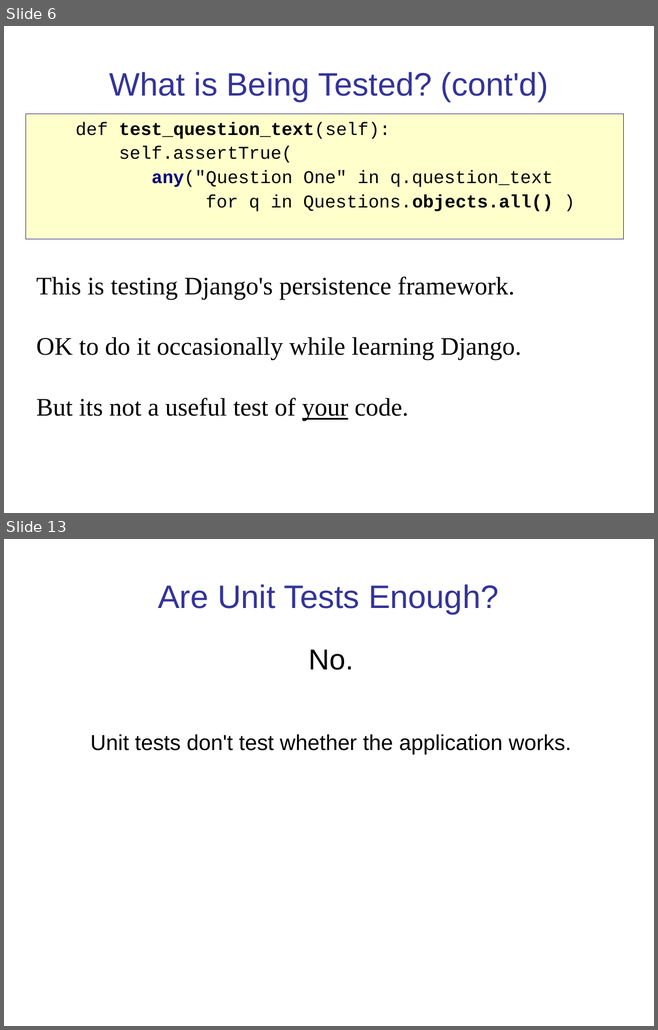
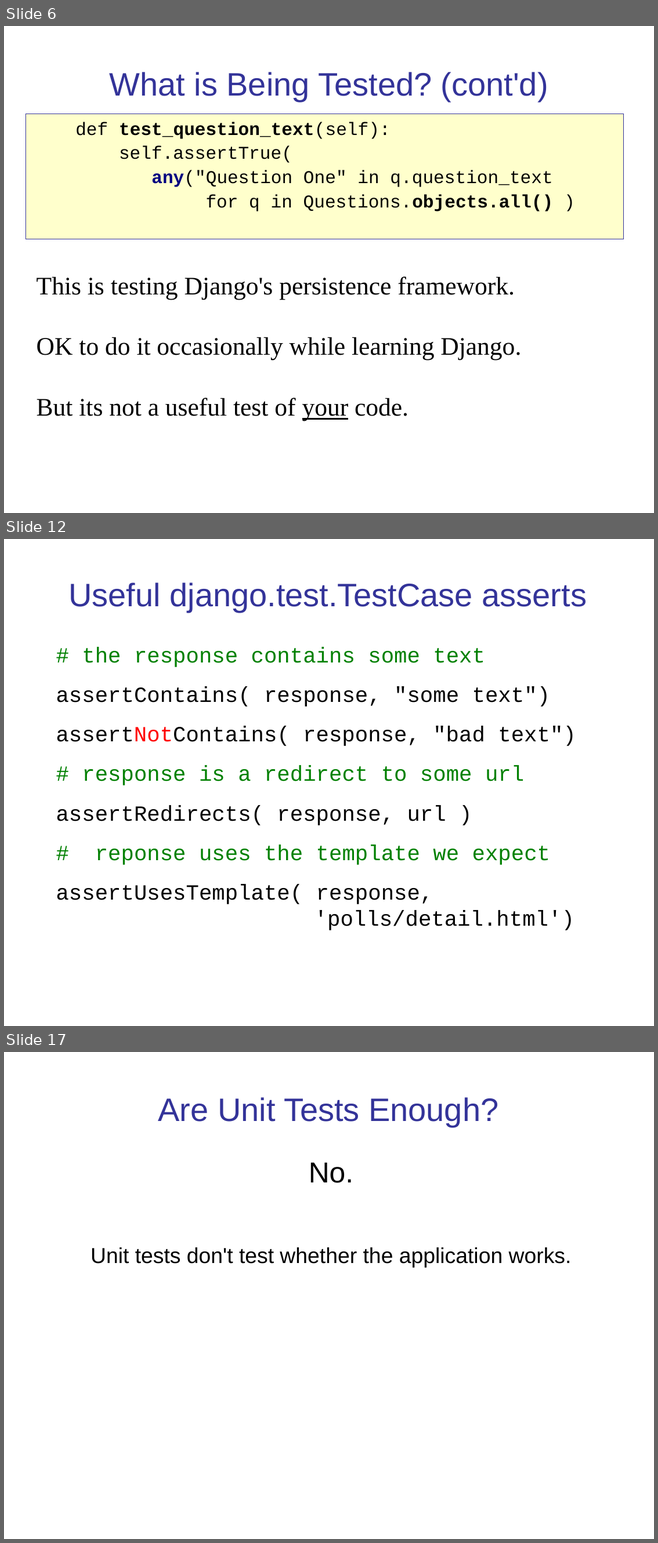
Before and after one commit to cpske/ISP, a slide deck: testing/WebTesting.ppt. Shown one above the other, each under a label of ours: slides 6 and 13 before the commit, slides 6, 12 and 17 after it; the slides between them are not shown. The pictures are 658x1030 and 658x1543 pixels, drawn with LibreOffice and Linux fonts; fonts in the diff are those of the drawing. Boxes give left, top, right and bottom in pixels: in the first picture for what was removed or moved away, otherwise in the second. Text is boxed around its words. In the diff, an @@ line names an element or a change of style, - is before the commit and + after.

```diff
--- a/testing/WebTesting.ppt
+++ b/testing/WebTesting.ppt
@@ slide 12 added at box(4, 539, 654, 1026), background #FFFFFF @@
@@ title added at box(68, 583, 586, 612), 36 pt, text #333399 @@
+Useful django.test.TestCase asserts
@@ text added at box(56, 647, 575, 931), 24 pt, text #000000 @@
+# the response contains some text
+assertContains( response, "some text")
+assertNotContains( response, "bad text")
+# response is a redirect to some url
+assertRedirects( response, url )
+# reponse uses the template we expect
+assertUsesTemplate( response,
+'polls/detail.html')
@@ what was slide 13 is now slide 17 @@
```
Also in this commit, not shown: 10 slides changed, 3 other slides added, 1 other file.
